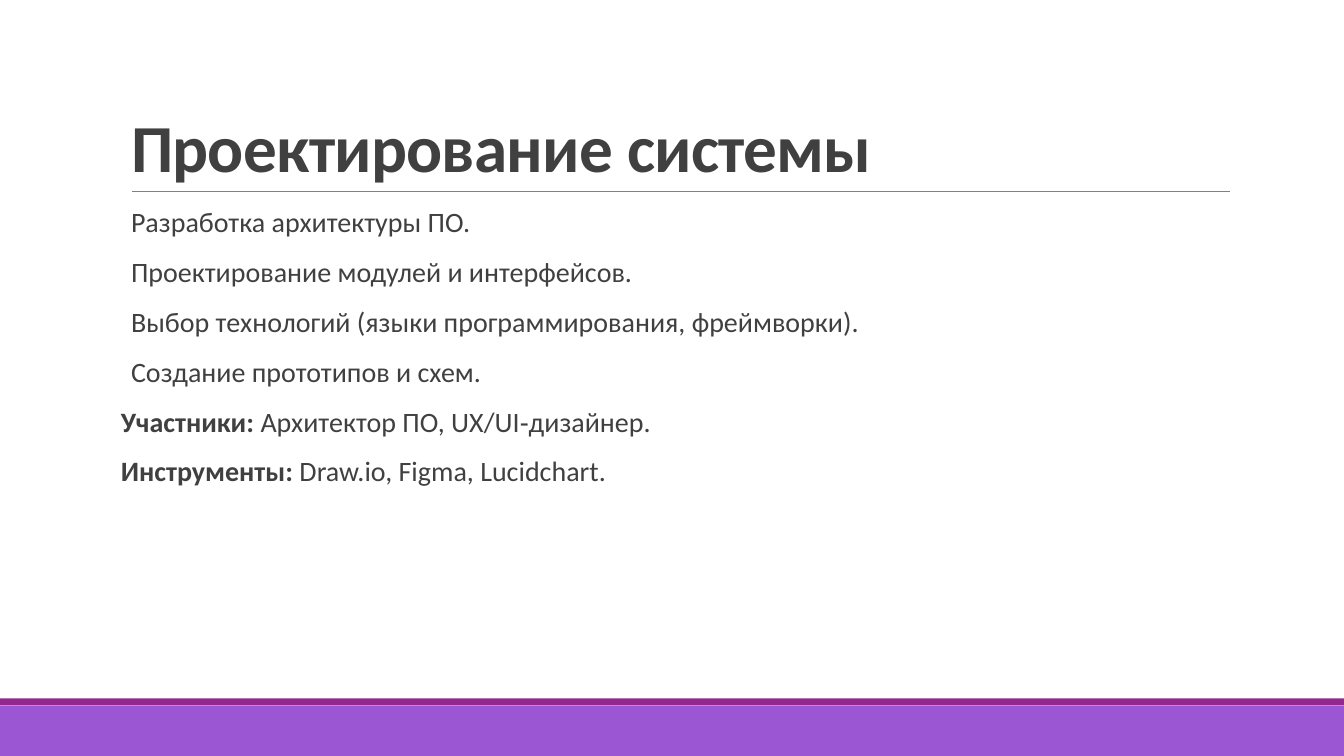
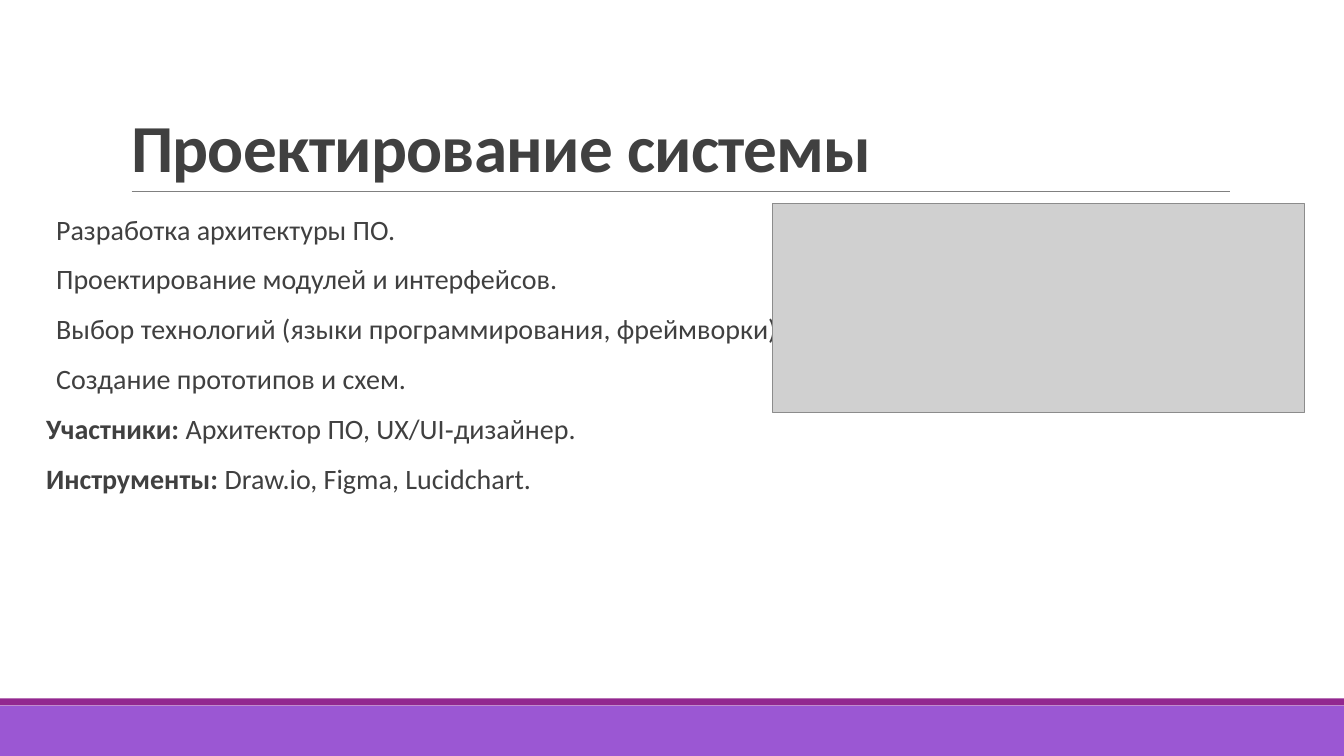
Before and after one commit to ArSu7/-, a slide deck: slide 6 of Жизненный.pptx. Drawn at 1344x756 pixels with LibreOffice and Linux fonts; fonts in the diff are those of the drawing; grey boxes stand for pictures. Boxes give left, top, right and bottom in pixels: in the first picture for what was removed or moved away, otherwise in the second. Text is boxed around its words. In the diff, an @@ line names an element or a change of style, - is before the commit and + after.

```diff
--- a/Жизненный.pptx
+++ b/Жизненный.pptx
@@ picture added at bbox=[772, 204, 1305, 412] @@
@@ text "Разработка архитектуры ПО.": place and size @@
-text "Разработка архитектуры ПО." at bbox=[121, 213, 859, 486]
+text "Разработка архитектуры ПО." at bbox=[46, 221, 784, 494]
```
Also in this commit, not shown: 2 other slides changed.
